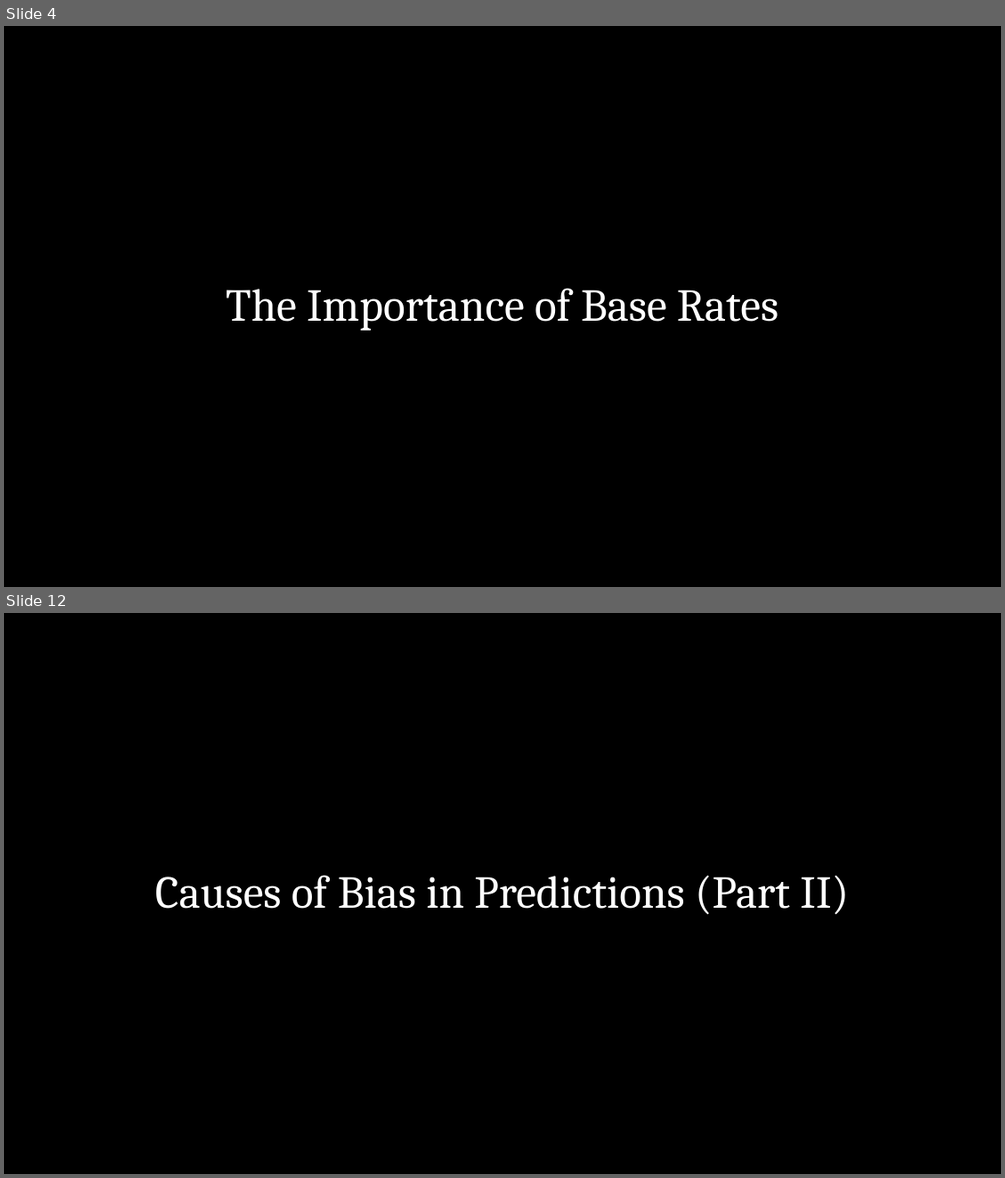
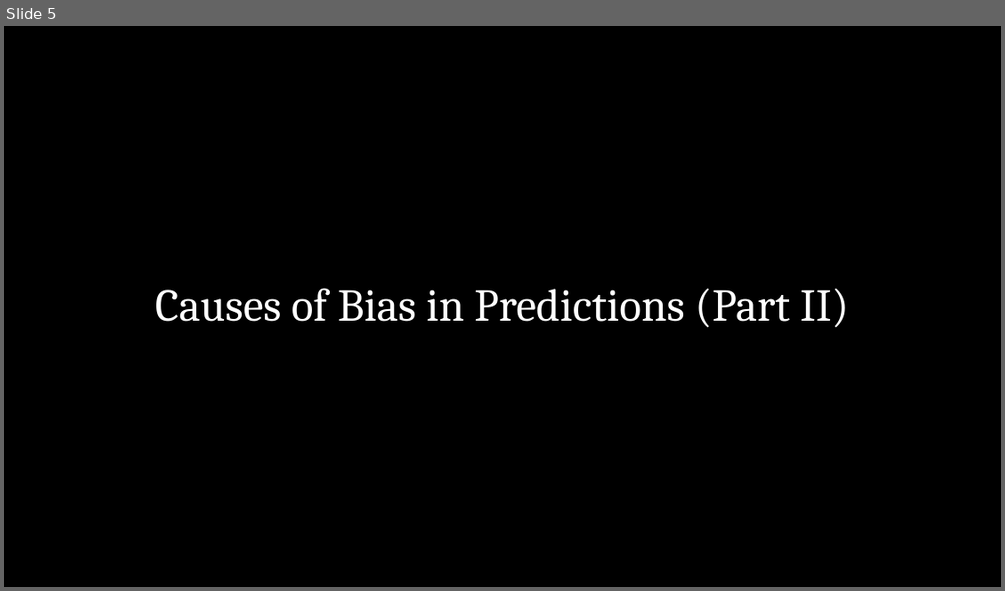
Before and after one commit to zjelveh/zjelveh.github.io, a slide deck: files/inst414_spring2026/lectures/lecture_12.pptx. Shown one above the other, each under a label of ours: slides 4 and 12 before the commit, slide 5 after it; the slides between them are not shown. The pictures are 1005x1178 and 1005x591 pixels, drawn with LibreOffice and Linux fonts; fonts in the diff are those of the drawing. Boxes give left, top, right and bottom in pixels: in the first picture for what was removed or moved away, otherwise in the second. Text is boxed around its words. In the diff, an @@ line names an element or a change of style, - is before the commit and + after.

```diff
--- a/files/inst414_spring2026/lectures/lecture_12.pptx
+++ b/files/inst414_spring2026/lectures/lecture_12.pptx
@@ slide 4 removed at bbox=[4, 26, 1001, 587], background #000000 @@
@@ title removed at bbox=[226, 288, 778, 330] @@
-The Importance of Base Rates
@@ what was slide 12 is now slide 5 @@
```
Also in this commit, not shown: 10 slides changed, 6 slides added, 13 other slides removed, 1 other file.
